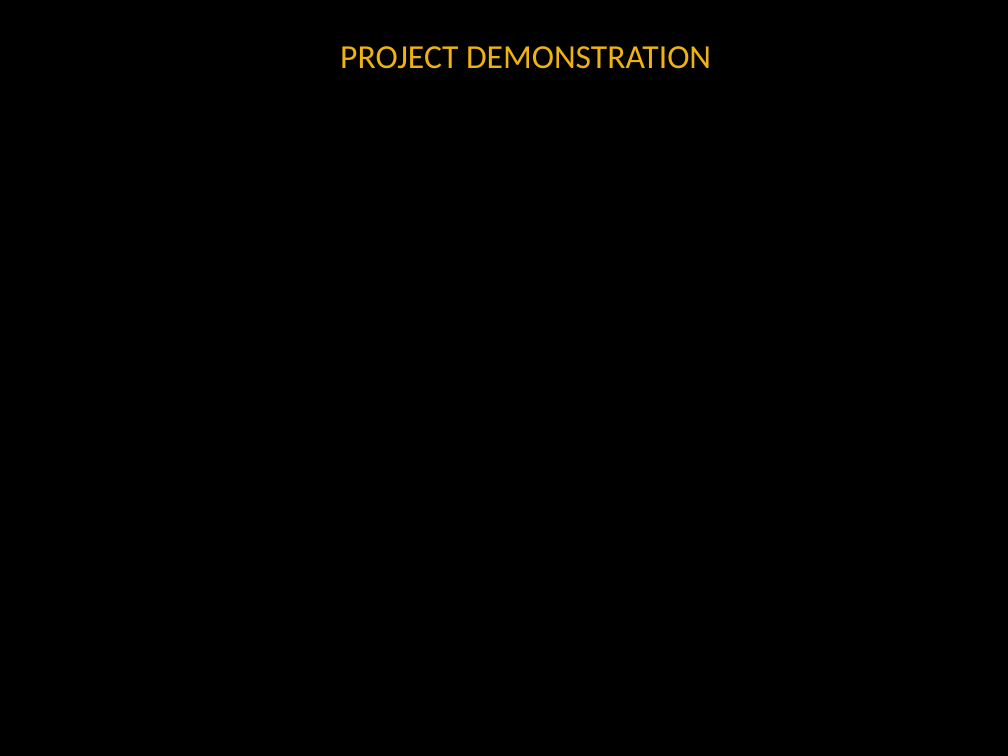
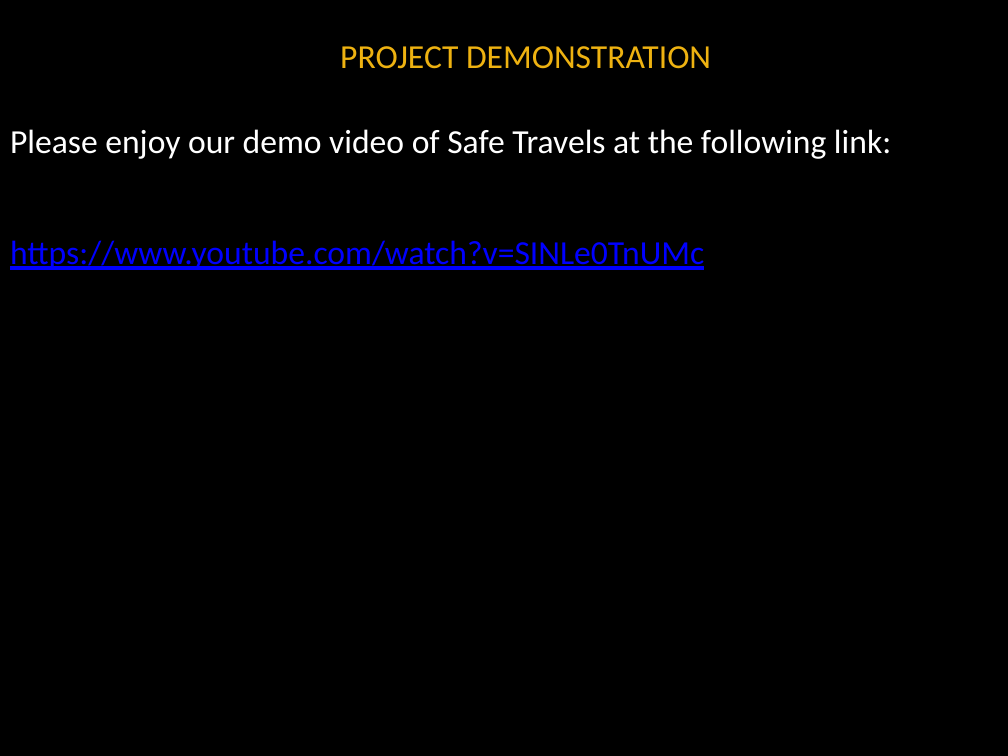
Before and after one commit to noanadler/RockStars, a slide deck: slide 10 of Deliverable4/Rock_Stars_Final_Presentation.pptx. Drawn at 1008x756 pixels with LibreOffice and Linux fonts; fonts in the diff are those of the drawing; background and template pictures are left out. Boxes give left, top, right and bottom in pixels: in the first picture for what was removed or moved away, otherwise in the second. Text is boxed around its words. In the diff, an @@ line names an element or a change of style, - is before the commit and + after.

```diff
--- a/Deliverable4/Rock_Stars_Final_Presentation.pptx
+++ b/Deliverable4/Rock_Stars_Final_Presentation.pptx
@@ text added at bbox=[10, 129, 891, 270], 24 pt, text #FFFFFF @@
+Please enjoy our demo video of Safe Travels at the following link:
+https://www.youtube.com/watch?v=SINLe0TnUMc
```
Also in this commit, not shown: 3 other slides changed.
